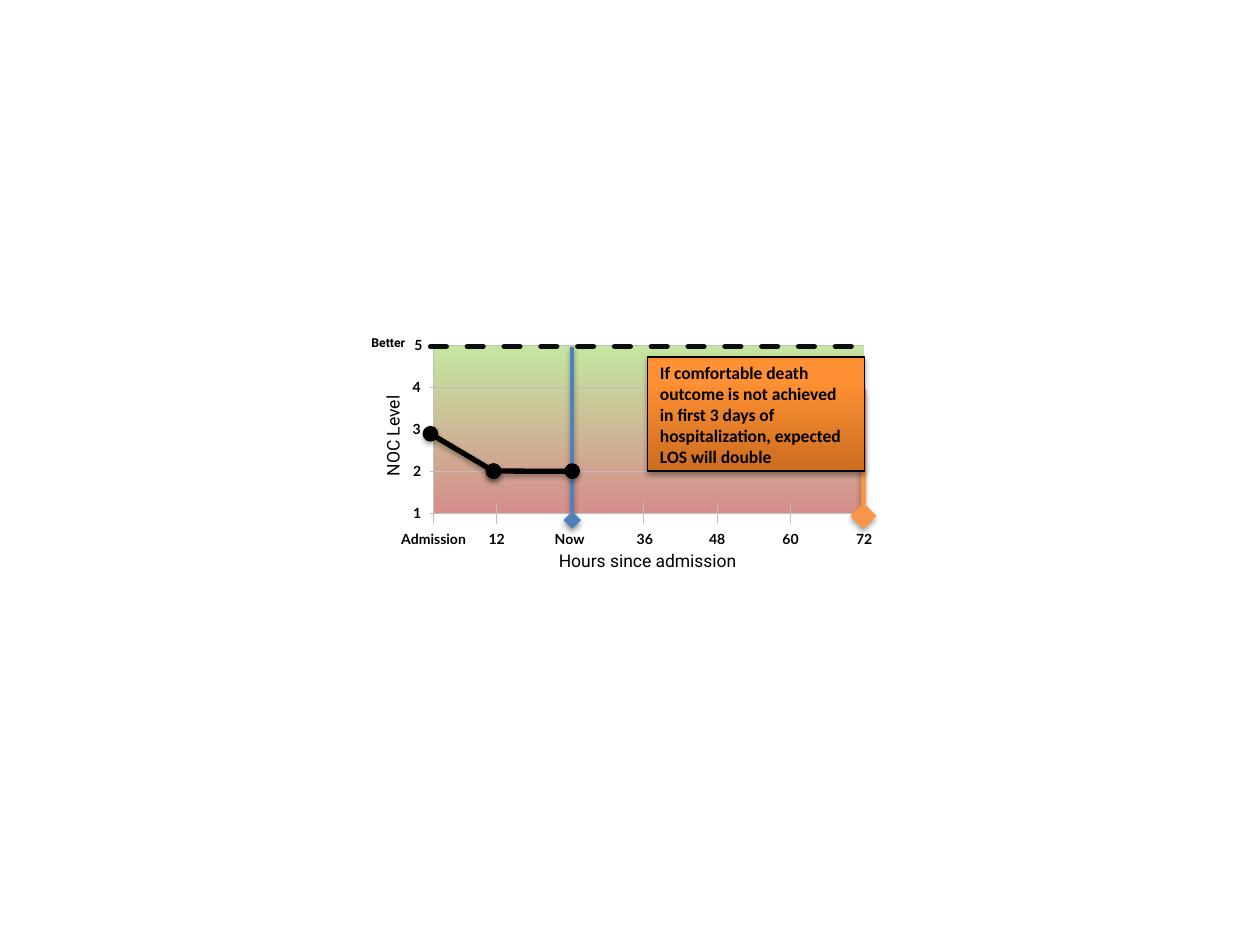
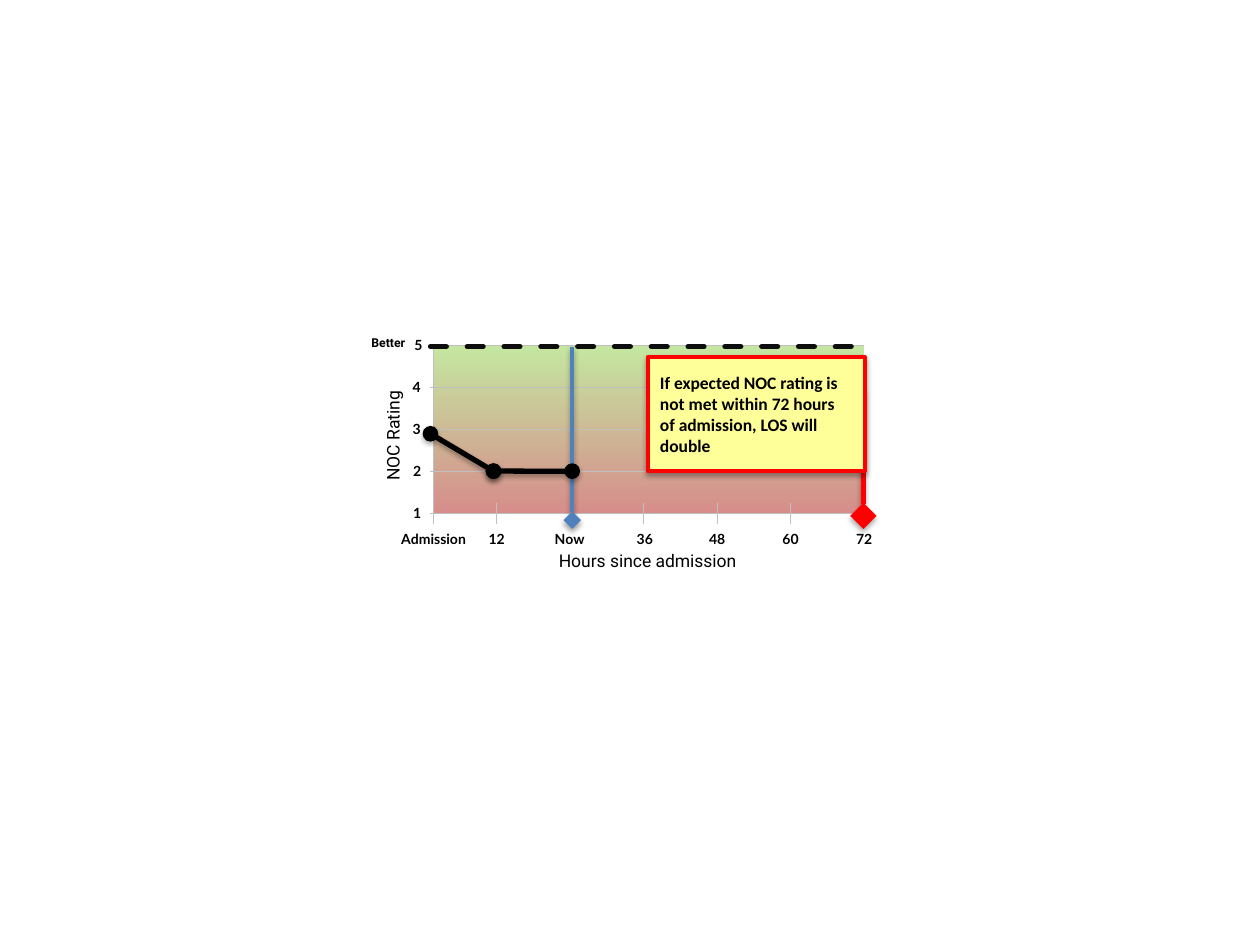
Before and after one commit to kinshukg/febretpository, a slide deck: slide 7 of HANDS/trunk/data/Design.pptx (slide 6 before the commit). Drawn at 1260x945 pixels with LibreOffice and Linux fonts; fonts in the diff are those of the drawing. Boxes give left, top, right and bottom in pixels: in the first picture for what was removed or moved away, otherwise in the second. Text is boxed around its words. In the diff, an @@ line names an element or a change of style, - is before the commit and + after.

```diff
--- a/HANDS/trunk/data/Design.pptx
+++ b/HANDS/trunk/data/Design.pptx
@@ rectangle "If expected NOC rating is ..." at [648,357,864,471]: fill gradient #CC6E20 to #FF9034 to #FF9136 to #FFFF99; outline #000000 0.75 pt to #FF0000 2.25 pt @@
@@ text in rectangle at [660,376,837,452]: text changed @@
-If comfortable death outcome is not achieved in first 3 days of hospitalization, expected LOS will double
+If expected NOC rating is not met within 72 hours of admission, LOS will double
@@ arrow (863, 515) - (863, 389): stroke #F79646 3 pt to #FF0000 3 pt @@
@@ text at [381,396,404,479]: text changed @@
-NOC Level
+NOC Rating
```
Also in this commit, not shown: 2 other slides changed, 1 slide added, 39 other files.
